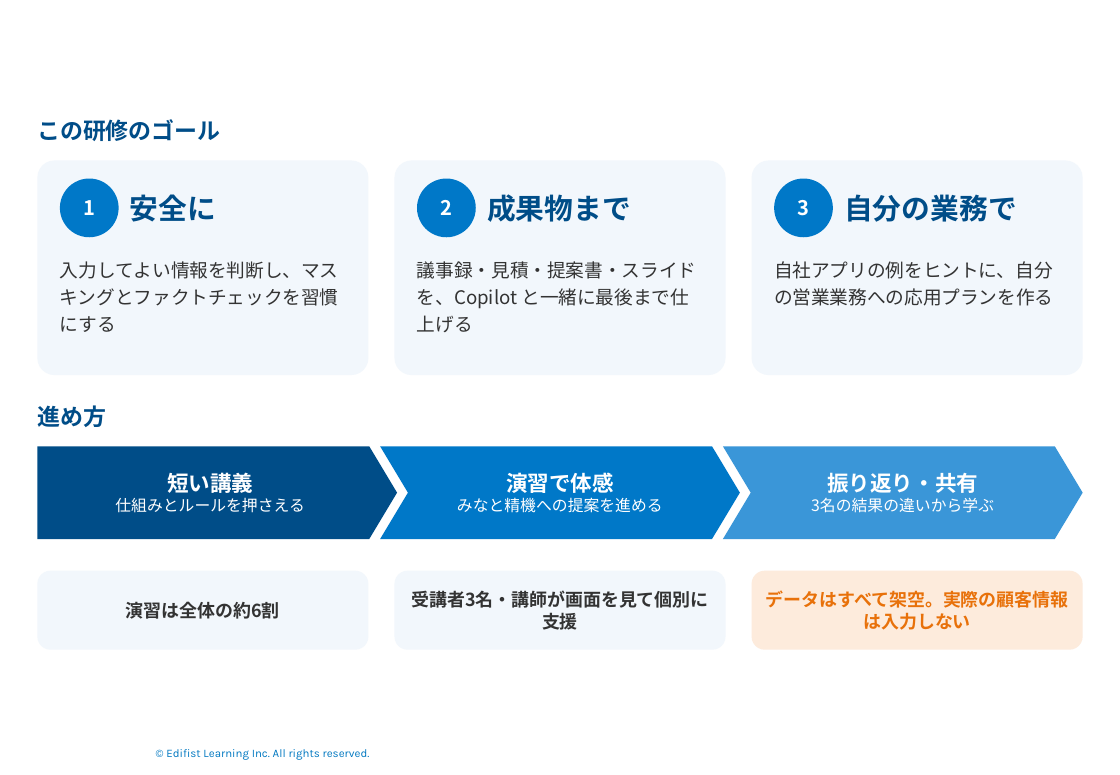
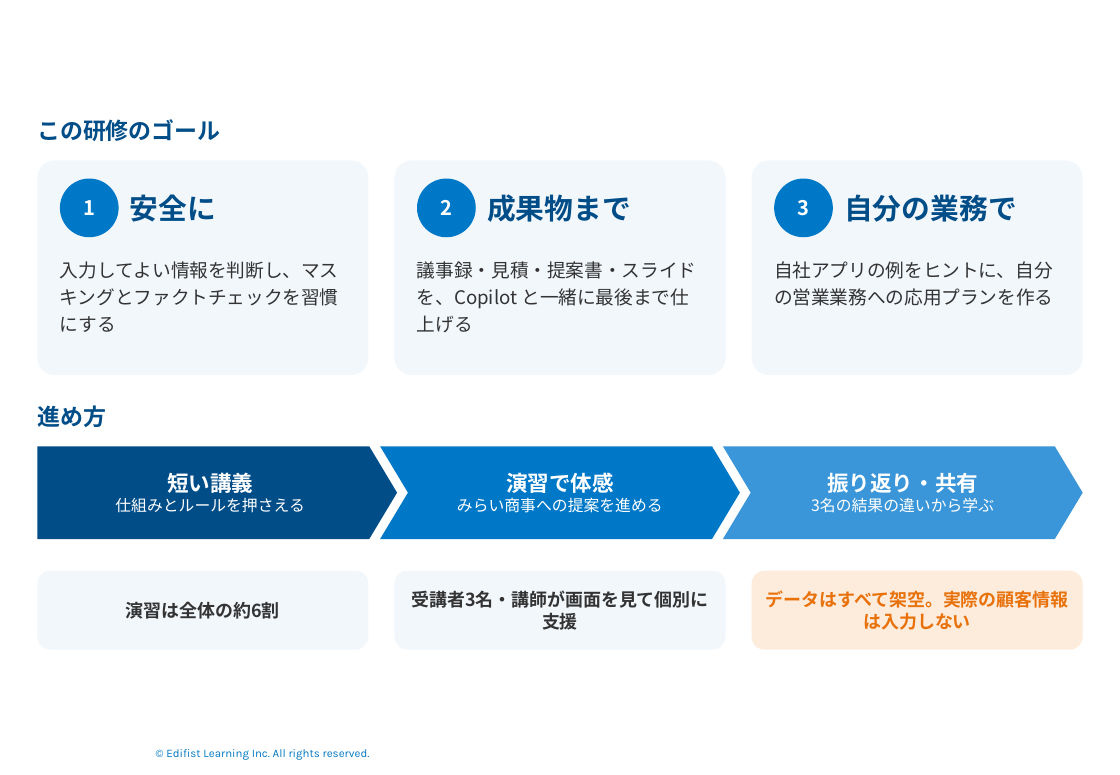
Before and after one commit to Takahashi-eiji-0708/work2026, a slide deck: slide 3 of slides/ソリューション営業のための生成AIセキュア活用実践.pptx. Drawn at 1120x775 pixels with LibreOffice and Linux fonts; fonts in the diff are those of the drawing; background and template pictures are left out. Boxes give left, top, right and bottom in pixels: in the first picture for what was removed or moved away, otherwise in the second. Text is boxed around its words. In the diff, an @@ line names an element or a change of style, - is before the commit and + after.

```diff
--- a/slides/ソリューション営業のための生成AIセキュア活用実践.pptx
+++ b/slides/ソリューション営業のための生成AIセキュア活用実践.pptx
@@ text in chevron at bbox=[457, 497, 663, 513]: text changed @@
-みなと精機への提案を進める
+みらい商事への提案を進める
```
Also in this commit, not shown: 1 other slide changed, 41 other files.
